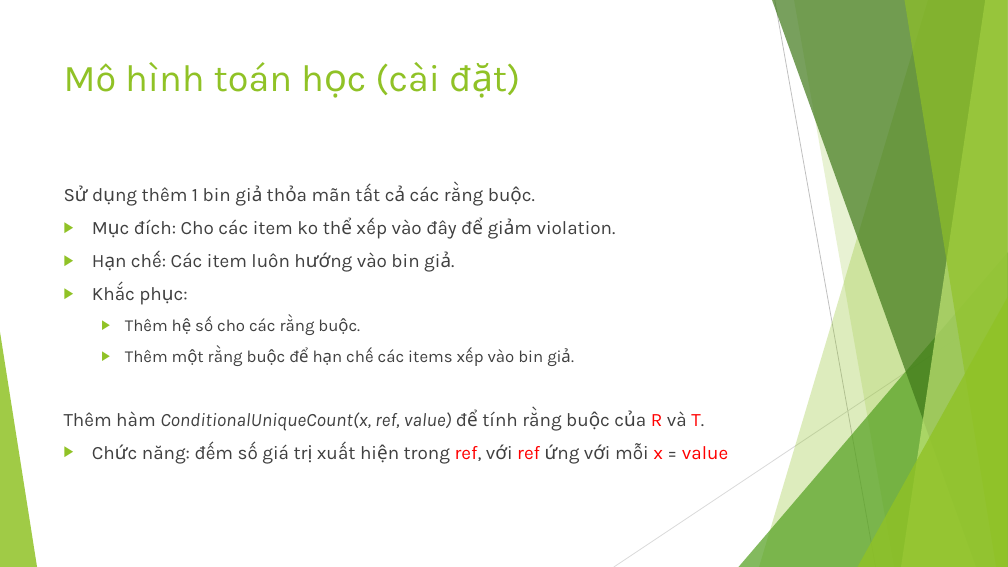
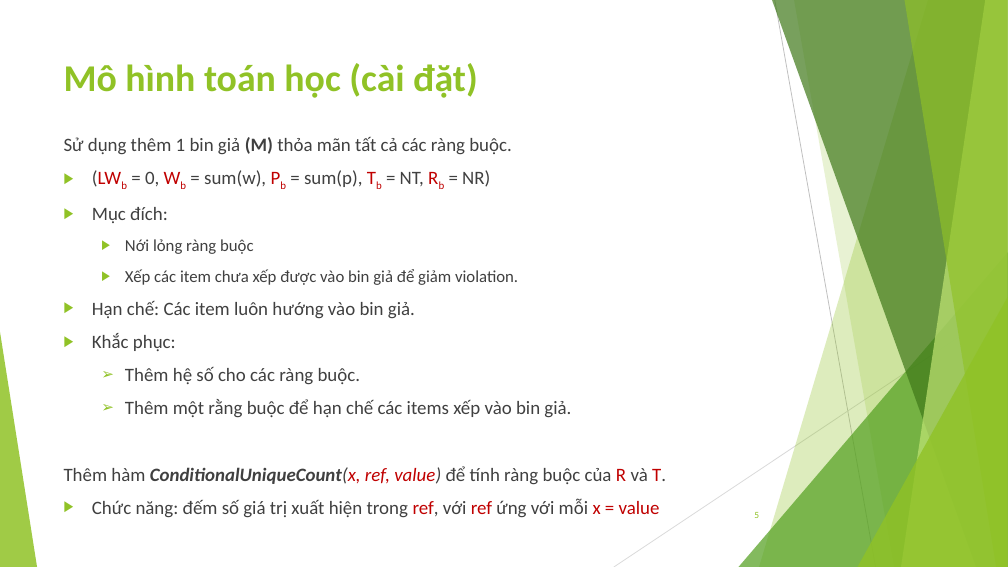
Before and after one commit to dungkhmt/CourseCPCBLS, a slide deck: slide 5 of OpenCBLS/src/khmtk60/miniprojects/G10/G10.pptx. Drawn at 1008x567 pixels with LibreOffice and Linux fonts; fonts in the diff are those of the drawing. Boxes give left, top, right and bottom in pixels: in the first picture for what was removed or moved away, otherwise in the second. Text is boxed around its words. In the diff, an @@ line names an element or a change of style, - is before the commit and + after.

```diff
--- a/OpenCBLS/src/khmtk60/miniprojects/G10/G10.pptx
+++ b/OpenCBLS/src/khmtk60/miniprojects/G10/G10.pptx
@@ title "Mô hình toán học (cài ..." at (64, 63, 478, 98): font Karla to Calibri, bold on @@
@@ text "Sử dụng thêm 1 bin ...": place and size @@
-text "Sử dụng thêm 1 bin ..." at (64, 186, 728, 464)
+text "Sử dụng thêm 1 bin ..." at (64, 137, 666, 518)
@@ text at (64, 137, 518, 285): text changed; font Karla to Calibri @@
-Sử dụng thêm 1 bin giả thỏa mãn tất cả các rằng buộc.
-▶ Mục đích: Cho các item ko thể xếp vào đây để giảm violation.
+Sử dụng thêm 1 bin giả (M) thỏa mãn tất cả các ràng buộc.
+▶ (LWb = 0, Wb = sum(w), Pb = sum(p), Tb = NT, Rb = NR)
+▶ Mục đích:
+  ▶ Nới lỏng ràng buộc
+  ▶ Xếp các item chưa xếp được vào bin giả để giảm violation.
@@ text at (92, 301, 660, 518): font Karla to Calibri in "Hạn chế: Các item luôn hướng vào ...", "Khắc phục:", "Thêm một rằng buộc để hạn chế ...", "Chức năng: đếm số giá trị xuất ..."; size 16 to 18 pt in "Thêm một rằng buộc để hạn chế ..."; text colour #FF0000 to #C00000 in "ref, ref x value"; text colour #404040 to #C00000 in "="; bullet ▶ to ➢ @@
@@ text at (125, 367, 361, 385): text changed; size 16 to 18 pt; font Karla to Calibri @@
-  ▶ Thêm hệ số cho các rằng buộc.
+  ➢ Thêm hệ số cho các ràng buộc.
@@ text at (64, 466, 666, 485): text changed; font Karla to Calibri @@
-Thêm hàm ConditionalUniqueCount(x, ref, value) để tính rằng buộc của R và T.
+Thêm hàm ConditionalUniqueCount(x, ref, value) để tính ràng buộc của R và T.
@@ page number added at (754, 512, 759, 518), 9 pt, text #90C226 @@
+5
```
Also in this commit, not shown: 9 other slides changed, 2 slides added, 1 slide removed, 3 other files.
